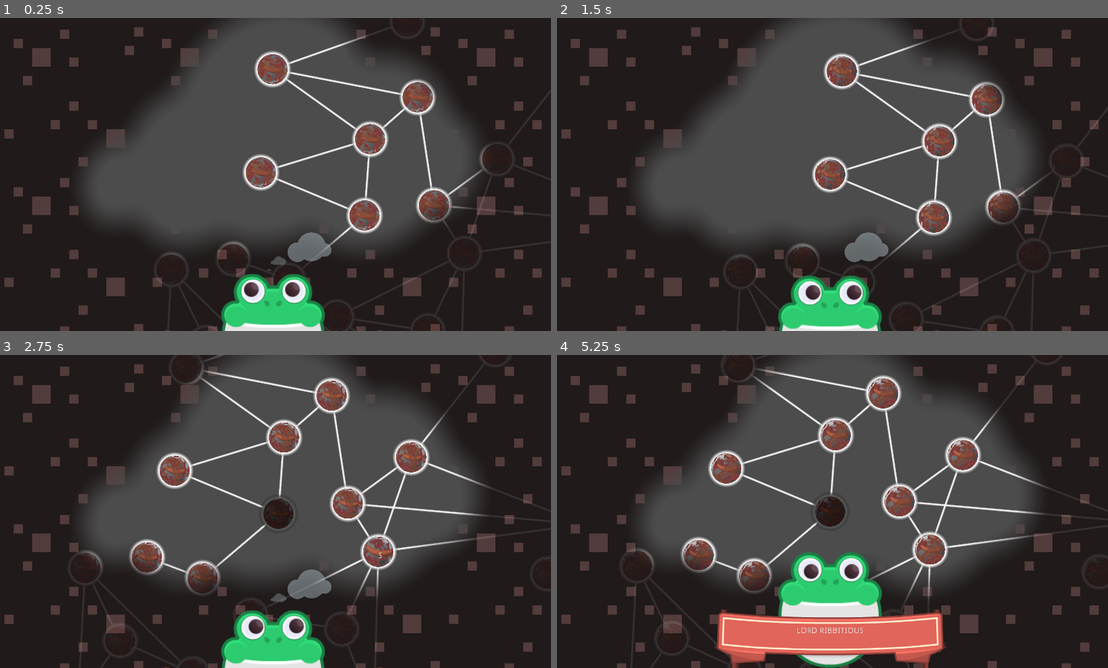
Above: before the commit, frames 1-4 (two rows, left to right).
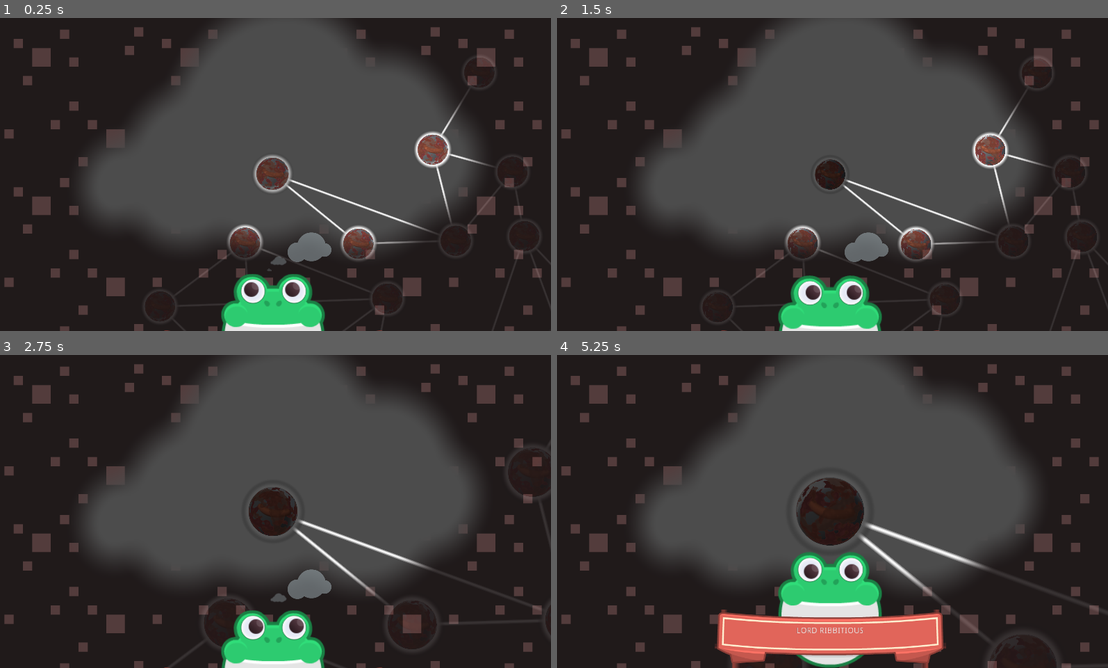
Above: after the commit, the same moments.

Repository: mrmav/kenney-jam-2024
Game: Godot game, scene res://Main.tscn
Two runs of this game, one before a commit and one after it. Both use one fixed random seed, a clock stepped at 60 frames per second and the inputs below.
Inputs (mouse positions are in pixels of both pictures, inside the frame that each line leads up to):
- Up to frame 1 (0.25 s): no input
- Up to frame 2 (1.5 s): tap Enter at 0.5 s; drag from (799, 259) to (931, 218) at 0.52 s; drag from (860, 280) to (931, 218) at 1.27 s
- Up to frame 3 (2.75 s): move the mouse to (374, 555) at 2.02 s; hold Alt from 2.03 s (still down); click (374, 555) at 2.17 s; tap Mouse wheel up (zoom_in, bound only after the commit) at 2.3 s
- Up to frame 4 (5.25 s): release Alt at 2.75 s; drag from (678, 639) to (760, 577) at 2.77 s; drag from (639, 564) to (804, 611) at 3.52 s; drag from (804, 611) to (672, 639) at 4.27 s; move the mouse to (893, 627) at 5.02 s; tap Mouse wheel up (zoom_in, bound only after the commit) at 5.1 s; click (893, 627) at 5.17 s

The runs differ from the first frame. In frame 1, 6.6% of the frame differs, in the area x 29-100%, y 5-99%; in frame 2, 5.9%; in frame 3, 7.3%; in frame 4, 8.3%, in the area x 13-100%, y 0-100%.

Commit message:
fixed root node not being selected; wrote some shady code to zoom camera with scroll; adde a way to edit the tree_nodes whithout ffecting th echildren

Diff:
--- a/Scenes/NodeContainer/GameCamera.gd
+++ b/Scenes/NodeContainer/GameCamera.gd
@@ -1,13 +1,38 @@
 extends Camera2D
 
+export(Vector2) var zoom_min_max = Vector2(1, 3)
+export(float) var zoom_amount = 0.1
 
 func _ready():
 	GlobalAccess.node_container.connect("node_selected", self, "_on_node_selected")
 
 	yield(GlobalAccess.node_container, "ready")
-	smoothing_enabled = false
 	_on_node_selected(GlobalAccess.node_container.selected_node)
-	smoothing_enabled = true
+
+var tween = null
+func _process(delta):
+
+	if tween and tween.is_running():
+		print("tweeen trunning ")
+		return
+
+	var new_zoom = zoom.x
+
+	if Input.is_action_just_released("zoom_in"):
+		new_zoom -= zoom_amount
+
+	if Input.is_action_just_released("zoom_out"):
+		new_zoom += zoom_amount
+
+	if new_zoom != zoom.x:
+		var a = clamp(new_zoom, zoom_min_max.x, zoom_min_max.y)
+
+		tween = get_tree().create_tween()
+		tween.set_ease(Tween.EASE_OUT)
+		tween.set_trans(Tween.TRANS_ELASTIC)
+		tween.tween_property(self, "zoom", Vector2(a, a), 0.6)
+		tween.play()
+		print("playe twween ")
 
 
 func _on_node_selected(node : TreeNode):
--- a/Scenes/NodeContainer/NodeContainer.gd
+++ b/Scenes/NodeContainer/NodeContainer.gd
@@ -23,8 +23,8 @@
 	assert(tree_root != null, "TreeRoot not defined.")
 	connect("user_clicked", self, "_on_node_selected")
 
-	selected_node = tree_root
-	visited_nodes.append(selected_node)
+	_confirm_selection(tree_root)
+
 
 
 func _on_node_selected(node : TreeNode):
@@ -35,13 +35,19 @@
 	# perform checks to know if we can select this node:
 	# ideally, this would be server side.
 	if (node in selected_node.get_children() or node == selected_node.get_parent() \
-		or node in selected_node.get_parent().get_children()) and not (node in visited_nodes):
-		selected_node = node
-		visited_nodes.append(selected_node)
-		print(node)
-		print(node.name)
-		emit_signal("node_selected", node)
-		node.element.get_node("AnimationPlayer").play("on_selected")
-		print("In reach")
+		or node in selected_node.get_parent().get_children() or \
+		(node in selected_node.bridge_nodes or selected_node in node.bridge_nodes)) and not (node in visited_nodes):
+
+		_confirm_selection(node)
+
 	else:
 		print("Out of reach")
+
+
+func _confirm_selection(node):
+	selected_node = node
+	visited_nodes.append(selected_node)
+	print(node.name)
+	emit_signal("node_selected", node)
+	node.element.get_node("AnimationPlayer").play("on_selected")
+	print("In reach")
--- a/Scenes/NodeContainer/NodeContainer.tscn
+++ b/Scenes/NodeContainer/NodeContainer.tscn
@@ -13,117 +13,120 @@
 tree_root_path = NodePath("TreeRoot")
 
 [node name="TreeRoot" type="Node2D" parent="."]
-position = Vector2( -160.724, -27.3354 )
+position = Vector2( -6.94275, -8.62184 )
 script = ExtResource( 2 )
 element_scene = ExtResource( 3 )
 
 [node name="TreeNode2" type="Node2D" parent="TreeRoot"]
-position = Vector2( 369.082, 153.023 )
+position = Vector2( 305.515, 248.375 )
 script = ExtResource( 2 )
 element_scene = ExtResource( 3 )
 
 [node name="TreeNode3" type="Node2D" parent="TreeRoot/TreeNode2"]
-position = Vector2( -269.715, 229.194 )
+position = Vector2( nan, nan )
 script = ExtResource( 2 )
 element_scene = ExtResource( 3 )
 
 [node name="TreeNode9" type="Node2D" parent="TreeRoot/TreeNode2/TreeNode3"]
-position = Vector2( -197.811, -74.3988 )
+position = Vector2( nan, nan )
 script = ExtResource( 2 )
 element_scene = ExtResource( 3 )
 
 [node name="TreeNode4" type="Node2D" parent="TreeRoot"]
-position = Vector2( 388.976, -118.162 )
+position = Vector2( 651.722, 237.818 )
 script = ExtResource( 2 )
 element_scene = ExtResource( 3 )
 
 [node name="TreeNode7" type="Node2D" parent="TreeRoot/TreeNode4"]
-position = Vector2( 169.119, -148.777 )
+position = Vector2( 201.714, -244.935 )
 script = ExtResource( 2 )
 element_scene = ExtResource( 3 )
 
 [node name="TreeNode6" type="Node2D" parent="TreeRoot/TreeNode4/TreeNode7"]
-position = Vector2( 57.9583, 383.722 )
+position = Vector2( 42.4997, 228.689 )
 script = ExtResource( 2 )
 element_scene = ExtResource( 3 )
 
 [node name="TreeNode5" type="Node2D" parent="TreeRoot/TreeNode4/TreeNode7/TreeNode6"]
-position = Vector2( 108.429, 171.433 )
+position = Vector2( -200.626, 593.176 )
 script = ExtResource( 2 )
 element_scene = ExtResource( 3 )
 
 [node name="TreeNode8" type="Node2D" parent="TreeRoot/TreeNode4/TreeNode7/TreeNode6/TreeNode5"]
-position = Vector2( -453.733, 225.17 )
+position = Vector2( -554.308, 528.545 )
 script = ExtResource( 2 )
 element_scene = ExtResource( 3 )
 
 [node name="TreeNode2" type="Node2D" parent="TreeRoot/TreeNode4/TreeNode7/TreeNode6/TreeNode5/TreeNode8"]
-position = Vector2( 40.8975, 228.455 )
+position = Vector2( 182.632, -454.137 )
 script = ExtResource( 2 )
 element_scene = ExtResource( 3 )
 
 [node name="TreeNode3" type="Node2D" parent="TreeRoot/TreeNode4/TreeNode7/TreeNode6/TreeNode5/TreeNode8/TreeNode2"]
-position = Vector2( -247.204, -20.387 )
+position = Vector2( 84.8043, -445.863 )
 script = ExtResource( 2 )
 element_scene = ExtResource( 3 )
 
 [node name="TreeNode9" type="Node2D" parent="TreeRoot/TreeNode4/TreeNode7/TreeNode6/TreeNode5/TreeNode8/TreeNode2/TreeNode3"]
-position = Vector2( -408.118, 95.275 )
+position = Vector2( -476.845, 351.241 )
 script = ExtResource( 2 )
 element_scene = ExtResource( 3 )
 
 [node name="TreeNode10" type="Node2D" parent="TreeRoot/TreeNode4/TreeNode7/TreeNode6/TreeNode5/TreeNode8/TreeNode2/TreeNode3"]
-position = Vector2( -258.668, -117.613 )
+position = Vector2( -808.853, 27.9984 )
 script = ExtResource( 2 )
 element_scene = ExtResource( 3 )
 
 [node name="TreeNode11" type="Node2D" parent="TreeRoot/TreeNode4/TreeNode7/TreeNode6/TreeNode5/TreeNode8/TreeNode2/TreeNode3"]
-position = Vector2( -382.668, -375.613 )
+position = Vector2( -506.298, -198.563 )
 script = ExtResource( 2 )
 element_scene = ExtResource( 3 )
+relevant = false
+bridges = [ NodePath("../../../../../../../../TreeNode2/TreeNode3/TreeNode9") ]
 
 [node name="TreeNode9" type="Node2D" parent="TreeRoot/TreeNode4/TreeNode7/TreeNode6/TreeNode5"]
-position = Vector2( -16.3319, 570.552 )
+position = Vector2( 223.329, 663.766 )
 script = ExtResource( 2 )
 element_scene = ExtResource( 3 )
 
 [node name="TreeNode10" type="Node2D" parent="TreeRoot/TreeNode4/TreeNode7/TreeNode6/TreeNode5"]
-position = Vector2( -130.332, 274.552 )
+position = Vector2( -104.186, 343.784 )
 script = ExtResource( 2 )
 element_scene = ExtResource( 3 )
 
 [node name="TreeNode10" type="Node2D" parent="TreeRoot/TreeNode4/TreeNode7/TreeNode6"]
-position = Vector2( 225.365, -164.609 )
+position = Vector2( 138.592, 376.792 )
 script = ExtResource( 2 )
 element_scene = ExtResource( 3 )
 
 [node name="TreeNode11" type="Node2D" parent="TreeRoot/TreeNode4/TreeNode7/TreeNode6/TreeNode10"]
-position = Vector2( 298.702, -381.582 )
+position = Vector2( 568.177, -2.22132 )
 script = ExtResource( 2 )
 element_scene = ExtResource( 3 )
 
 [node name="TreeNode2" type="Node2D" parent="TreeRoot/TreeNode4/TreeNode7/TreeNode6"]
-position = Vector2( 841.917, 73.9949 )
+position = Vector2( 621.549, 652.462 )
 script = ExtResource( 2 )
 element_scene = ExtResource( 3 )
 
-[node name="TreeNode3" type="Node2D" parent="TreeRoot/TreeNode4/TreeNode7/TreeNode6/TreeNode2"]
-position = Vector2( 106.07, 269.847 )
+[node name="TreeNode9" type="Node2D" parent="TreeRoot/TreeNode4/TreeNode7/TreeNode6/TreeNode2"]
+position = Vector2( 85.274, 191.954 )
 script = ExtResource( 2 )
 element_scene = ExtResource( 3 )
+bridges = [ NodePath("../../TreeNode5/TreeNode9") ]
 
-[node name="TreeNode9" type="Node2D" parent="TreeRoot/TreeNode4/TreeNode7/TreeNode6/TreeNode2/TreeNode3"]
-position = Vector2( -237.882, -93.7869 )
+[node name="TreeNode3" type="Node2D" parent="TreeRoot/TreeNode4/TreeNode7/TreeNode6/TreeNode2"]
+position = Vector2( 227.805, 37.8263 )
 script = ExtResource( 2 )
 element_scene = ExtResource( 3 )
 
 [node name="TreeNode12" type="Node2D" parent="TreeRoot/TreeNode4"]
-position = Vector2( -347.331, -248.446 )
+position = Vector2( -81.85, -323.764 )
 script = ExtResource( 2 )
 element_scene = ExtResource( 3 )
 
 [node name="TreeNode13" type="Node2D" parent="TreeRoot/TreeNode4/TreeNode12"]
-position = Vector2( 479.707, -169.566 )
+position = Vector2( 165.882, -273.857 )
 script = ExtResource( 2 )
 element_scene = ExtResource( 3 )
 
@@ -136,3 +139,4 @@
 __meta__ = {
 "_edit_lock_": true
 }
+zoom_amount = 0.8
--- a/Scenes/NodeContainer/TreeNode.gd
+++ b/Scenes/NodeContainer/TreeNode.gd
@@ -8,9 +8,13 @@
 const TYPE_TREE_NODE = 1
 
 export(PackedScene) var element_scene = null
+export(bool) var relevant = true
+export(Array, NodePath) var bridges = []
 
 var element = null
 var line_connections = []
+
+var bridge_nodes = []
 
 var _dummy_element_instance = null
 
@@ -43,7 +47,10 @@
 
 func _ready():
 
-	connect("position_changed", self, "_on_pos_changed")
+#	set_as_toplevel(true)
+
+	for b in bridges:
+		bridge_nodes.append(get_node(b))
 
 	if Engine.editor_hint:
 
@@ -53,17 +60,21 @@
 		update()
 		return
 
+
 	# create a line connection to my parent child and incested nodes.
 	var line_scene : PackedScene = preload("res://Scenes/NodeContainer/LineConnection.tscn")
 	_build_connections(line_scene)
-
-
 
 
 func _build_connections(line_scene):
 	for child in get_children():
 		if child.get("TYPE_TREE_NODE"):
 			_create_connection(self, child, line_scene)
+
+	for node in bridge_nodes:
+		if node.get("TYPE_TREE_NODE"):
+			print("connection bridge between ", self, " and ", node)
+			_create_connection(self, node, line_scene)
 
 	for sibling in get_parent().get_children():
 		if sibling == self:
@@ -101,11 +112,6 @@
 	line_connection_obj.line.add_point(line_connection_obj.b.global_position - line_connection_obj.line.global_position)
 
 
-func _on_pos_changed():
-	for connection in line_connections:
-		_update_line_points(connection)
-
-
 func check_nodes_connected(a, b) -> bool:
 	for connection in line_connections:
 		if (connection.a == a or connection.a == b) and (connection.b == a or connection.b == b):
@@ -114,20 +120,26 @@
 
 
 var _last_post = position
+var ignore_adjust = false
 func _process(delta):
+
+	if Engine.editor_hint and not ignore_adjust:
+		if position != _last_post:
+			# is being dragged
+			for child in get_children():
+				if child.get("TYPE_TREE_NODE") and Input.is_key_pressed(KEY_ALT):
+					child.position += _last_post - position
+					child.ignore_adjust = true
+					child.update()
+
+			update()
 
 	for connection in line_connections:
 		_update_line_points(connection)
 
-	if Engine.editor_hint:
-		if position != _last_post:
-			# this is being moved in the editor
-			if Input.is_key_pressed(KEY_ALT):
-				for child in get_children():
-					child.position -= position - _last_post
 
+	ignore_adjust = false
 	_last_post = position
-
 
 func _draw():
 	if not Engine.editor_hint:
@@ -138,7 +150,7 @@
 		return
 
 	var color = Color.aquamarine
-	if name.find("Root") > -1:
-		color.darkened(0.4)
+	if "Root" in name:
+		color = Color.greenyellow
 	color.a = 0.3
 	draw_circle(Vector2.ZERO, (size_node.get_rect().size * size_node.scale).x / 2.0, color)
--- a/project.godot
+++ b/project.godot
@@ -40,6 +40,19 @@
 window/stretch/mode="2d"
 window/stretch/aspect="keep"
 
+[input]
+
+zoom_in={
+"deadzone": 0.5,
+"events": [ Object(InputEventMouseButton,"resource_local_to_scene":false,"resource_name":"","device":0,"alt":false,"shift":false,"control":false,"meta":false,"command":false,"button_mask":0,"position":Vector2( 0, 0 ),"global_position":Vector2( 0, 0 ),"factor":1.0,"button_index":4,"canceled":false,"pressed":false,"doubleclick":false,"script":null)
+ ]
+}
+zoom_out={
+"deadzone": 0.5,
+"events": [ Object(InputEventMouseButton,"resource_local_to_scene":false,"resource_name":"","device":0,"alt":false,"shift":false,"control":false,"meta":false,"command":false,"button_mask":0,"position":Vector2( 0, 0 ),"global_position":Vector2( 0, 0 ),"factor":1.0,"button_index":5,"canceled":false,"pressed":false,"doubleclick":false,"script":null)
+ ]
+}
+
 [input_devices]
 
 pointing/emulate_touch_from_mouse=true
